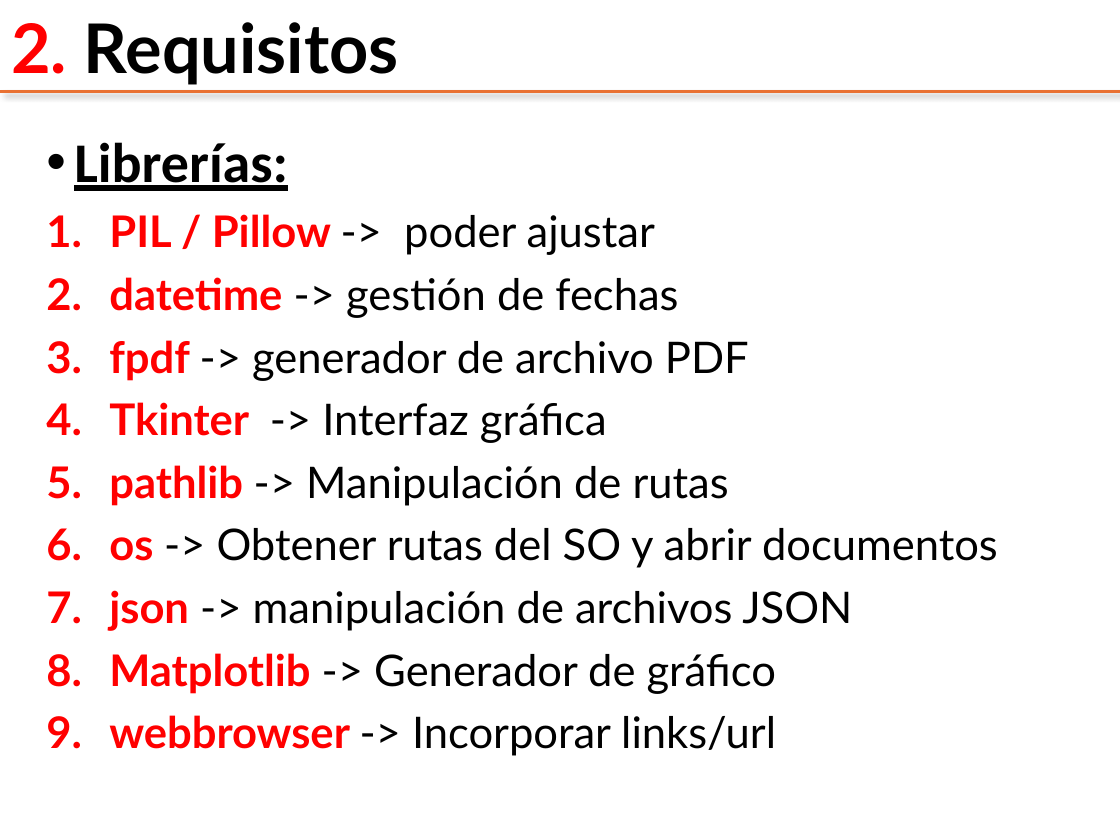
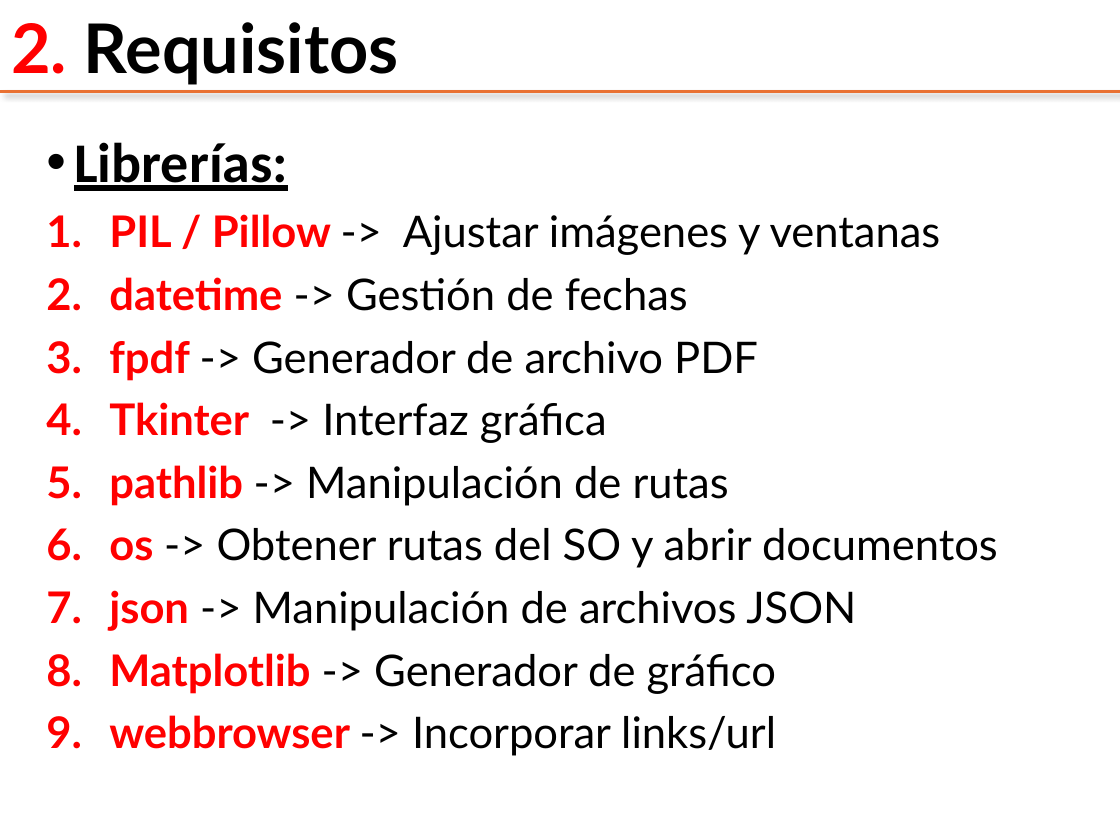
Before and after one commit to DomMarDev/proyectoFinal_Facturas, a slide deck: slide 3 of presentacion_proyecto.pptx. Drawn at 1120x840 pixels with LibreOffice and Linux fonts; fonts in the diff are those of the drawing. Boxes give left, top, right and bottom in pixels: in the first picture for what was removed or moved away, otherwise in the second. Text is boxed around its words. In the diff, an @@ line names an element or a change of style, - is before the commit and + after.

```diff
--- a/presentacion_proyecto.pptx
+++ b/presentacion_proyecto.pptx
@@ text at box(109, 214, 941, 381): text changed @@
-1. PIL / Pillow -> poder ajustar
-2. datetime -> gestión de fechas
-3. fpdf -> generador de archivo PDF
+1. PIL / Pillow -> Ajustar imágenes y ventanas
+2. datetime -> Gestión de fechas
+3. fpdf -> Generador de archivo PDF
@@ text at box(109, 590, 856, 631): text changed @@
-7. json -> manipulación de archivos JSON
+7. json -> Manipulación de archivos JSON
```
Also in this commit, not shown: 2 other slides changed, 5 other files.
